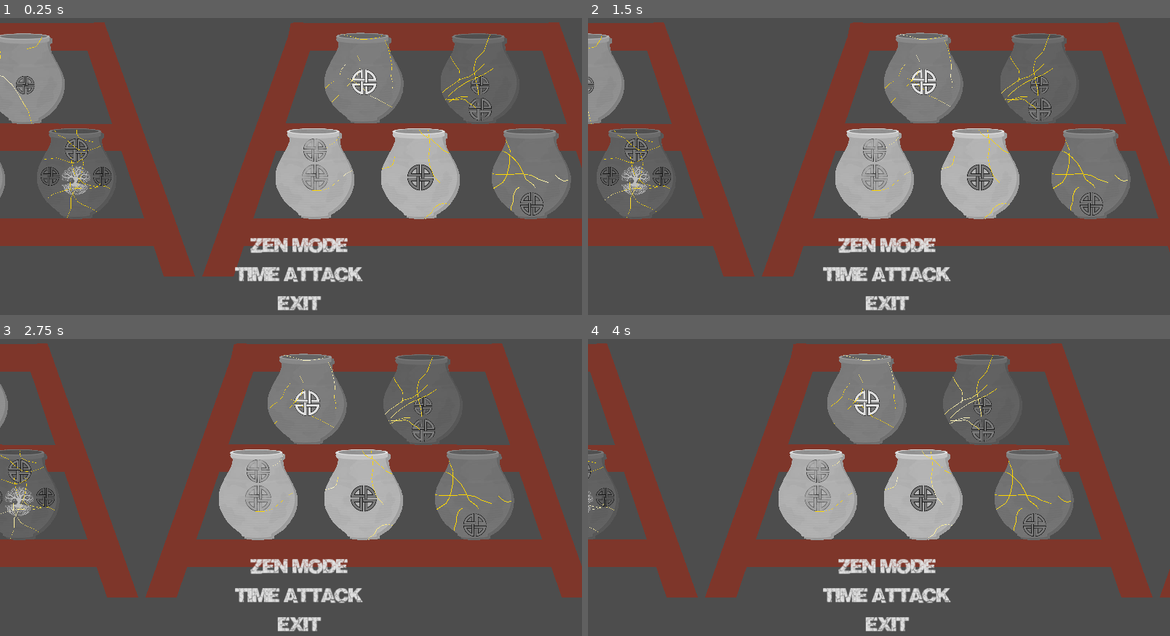
Above: before the commit, frames 1-4 (two rows, left to right).
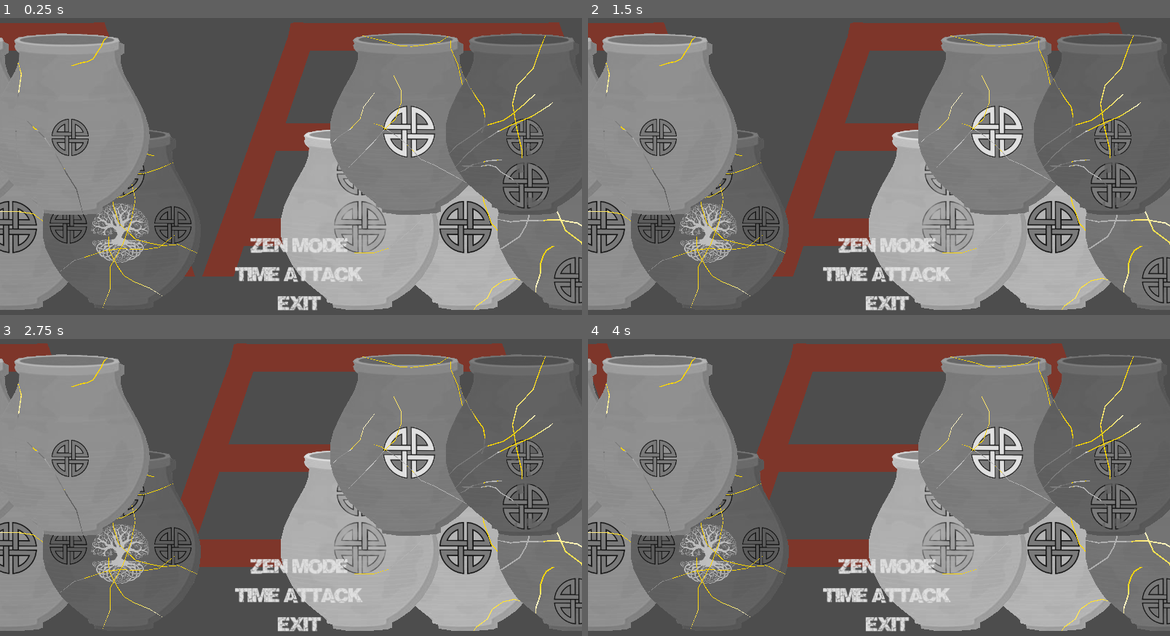
Above: after the commit, the same moments.

Repository: feyrkh/Exploratory
Game: Godot game, scene res://menu/TitleScreen.tscn
Two runs of this game, one before a commit and one after it. Both use one fixed random seed, a clock stepped at 60 frames per second and the inputs below.
Inputs (mouse positions are in pixels of both pictures, inside the frame that each line leads up to):
- Up to frame 1 (0.25 s): no input
- Up to frame 2 (1.5 s): tap Enter at 0.5 s; move the mouse to (1007, 136) at 0.52 s; press the mouse at (1007, 136) at 0.53 s; hold D (right) 0.53-1.25 s; right-click (1007, 136) at 0.8 s; release the mouse at (1007, 136) at 1.25 s; drag from (762, 169) to (849, 216) at 1.27 s
- Up to frame 3 (2.75 s): move the mouse to (349, 401) at 2.02 s; hold D (right) from 2.03 s (still down); hold Right mouse button (rotate_start) from 2.03 s (still down); tap Space (add_crack) at 2.1 s; click (349, 401) at 2.17 s
- Up to frame 4 (4 s): release D (right) at 2.75 s; release Right mouse button (rotate_start) at 2.75 s; drag from (849, 537) to (704, 425) at 2.77 s; move the mouse to (1053, 523) at 3.52 s; hold A (left) from 3.53 s (still down); hold Tab (change_click_mode) from 3.53 s (still down); click (1053, 523) at 3.67 s; right-click (1053, 523) at 3.8 s

The runs differ from the first frame. In frame 1, 49% of the frame differs, in the area x 0-100%, y 4-99%; in frame 2, 54%; in frame 3, 57%; in frame 4, 57%.

Commit message:
Fix intermittent physics freeze error

Diff:
--- a/pottery/ArcheologyItem.gd
+++ b/pottery/ArcheologyItem.gd
@@ -198,11 +198,11 @@
 func apply_global_settings():
 	if !is_display:
 		lock_rotation = Global.lock_rotation
-		freeze = Global.freeze_pieces
+		set_deferred("freeze", Global.freeze_pieces)
 		global_collide(Global.collide)
 	else:
 		lock_rotation = true
-		freeze = true
+		set_deferred("freeze", true)
 		global_collide(false)
 
 func global_lock_rotation(val:bool):
@@ -214,7 +214,7 @@
 func global_freeze_pieces(val:bool):
 	# Called by Global.freeze_pieces. Only applied if we're not already interacting with the current item.
 	if drag_start_item == null and rotate_start_item == null:
-		freeze = val
+		set_deferred("freeze", val)
 
 func global_collide(val:bool):
 	# Called by Global.collide when piece collisions should be disabled
@@ -237,7 +237,7 @@
 	new_scene.global_rotation = global_rotation
 	new_scene.collision.polygon = new_polygon
 	new_scene.collision_mask = collision_mask
-	new_scene.freeze = freeze
+	new_scene.set_deferred("freeze", freeze)
 	new_scene.lock_rotation = lock_rotation
 	new_scene.scale = scale
 	new_scene.shatter_size = shatter_size
@@ -324,7 +324,7 @@
 				drag_start_mouse = get_global_mouse_position()
 				drag_start_item = global_position
 				lock_rotation = true
-				freeze = false
+				set_deferred("freeze", false)
 				var prev_top = get_parent().get_child(-1)
 				get_parent().move_child(self, -1)
 				get_viewport().set_input_as_handled()
@@ -335,7 +335,7 @@
 				rotate_start_item = global_rotation
 				rotate_start_item_com_position = to_global(center_of_mass)
 				lock_rotation = false
-				freeze = false
+				set_deferred("freeze", false)
 				print("Mouse at ", get_global_mouse_position(), ", COM at ", to_global(center_of_mass))
 				print("Starting rotate, initial rotation=", rad_to_deg(global_rotation), ", mouse start angle=", rad_to_deg(rotate_start_mouse))
 		if drag_start_mouse != null and event.is_action_released("drag_start"):
@@ -345,14 +345,14 @@
 			if hover_idx == -1:
 				_on_mouse_shape_exited(-1)
 			lock_rotation = Global.lock_rotation
-			freeze = Global.freeze_pieces
+			set_deferred("freeze", Global.freeze_pieces)
 			#print("Ending drag")
 		elif rotate_start_mouse != null and event.is_action_released("rotate_start"):
 			rotate_start_mouse = null
 			rotate_start_item = null
 			target_rot = null
 			lock_rotation = Global.lock_rotation
-			freeze = Global.freeze_pieces
+			set_deferred("freeze", Global.freeze_pieces)
 			print("Stopping rotate")
 	elif drag_start_mouse != null and event is InputEventMouseMotion:
 		target_pos = get_global_mouse_position()
